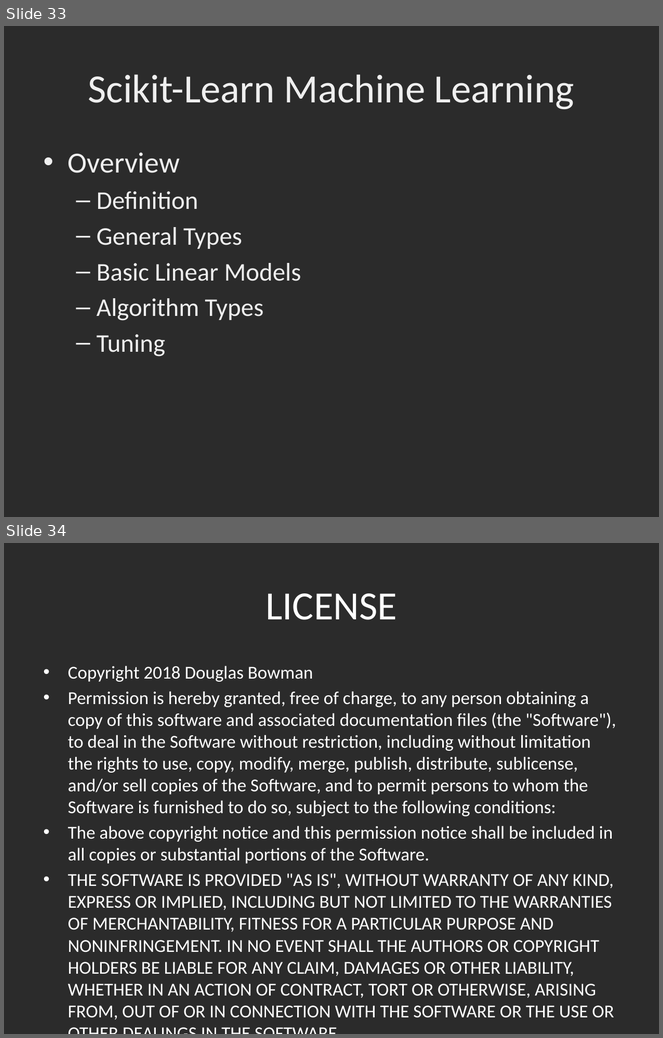
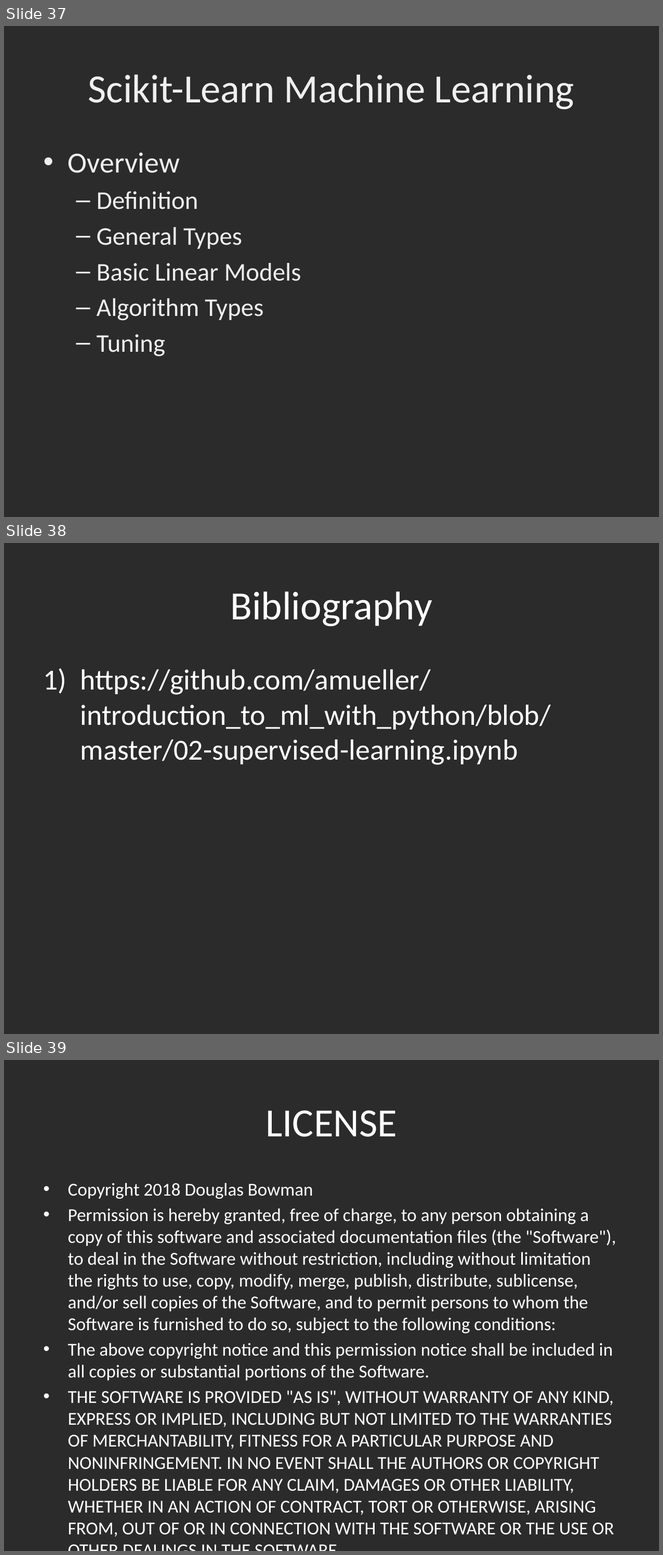
Before and after one commit to dbowmans46/PracticalProgramming, a slide deck: Session 7 - Python/Instructional Material/Session 7 - Python Brief Intro to Machine Learning with Scikit Learn.pptx. Shown one above the other, each under a label of ours: slides 33 and 34 before the commit, slides 37, 38 and 39 after it. The pictures are 663x1038 and 663x1555 pixels, drawn with LibreOffice and Linux fonts; fonts in the diff are those of the drawing; background and template pictures are left out; a plain dark background stands for a picture behind light text. Boxes give left, top, right and bottom in pixels: in the first picture for what was removed or moved away, otherwise in the second. Text is boxed around its words. In the diff, an @@ line names an element or a change of style, - is before the commit and + after.

```diff
--- a/Session 7 - Python/Instructional Material/Session 7 - Python Brief Intro to Machine Learning with Scikit Learn.pptx
+++ b/Session 7 - Python/Instructional Material/Session 7 - Python Brief Intro to Machine Learning with Scikit Learn.pptx
@@ slide 38 added at (4,543,659,1034), background picture (left out) @@
@@ title added at (230,591,432,627), 44 pt, text #FFFFFF @@
+Bibliography
@@ text added at (80,669,551,765), 32 pt, text #FFFFFF @@
+1) https://github.com/amueller/introduction_to_ml_with_python/blob/master/02-supervised-learning.ipynb
@@ what was slide 33 is now slide 37 @@
@@ what was slide 34 is now slide 39 @@
```
Also in this commit, not shown: 8 slides changed, 4 other slides added.
